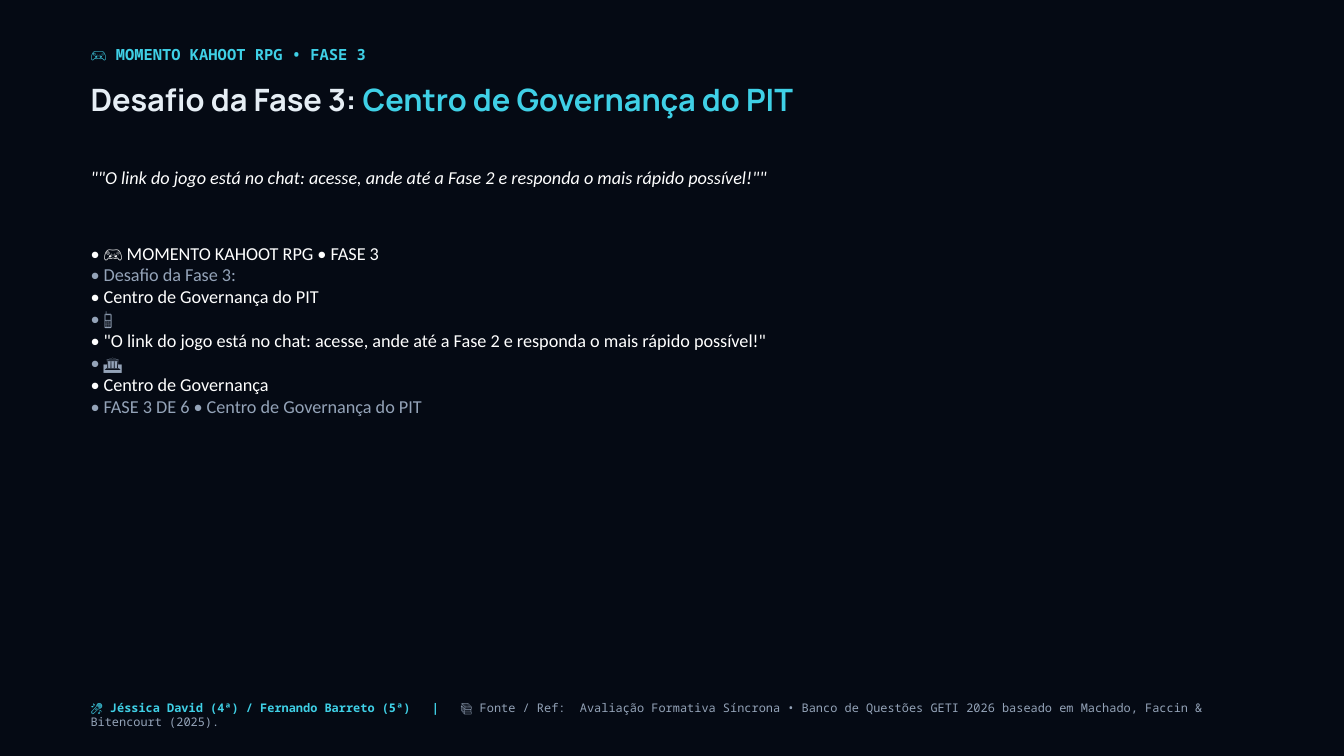
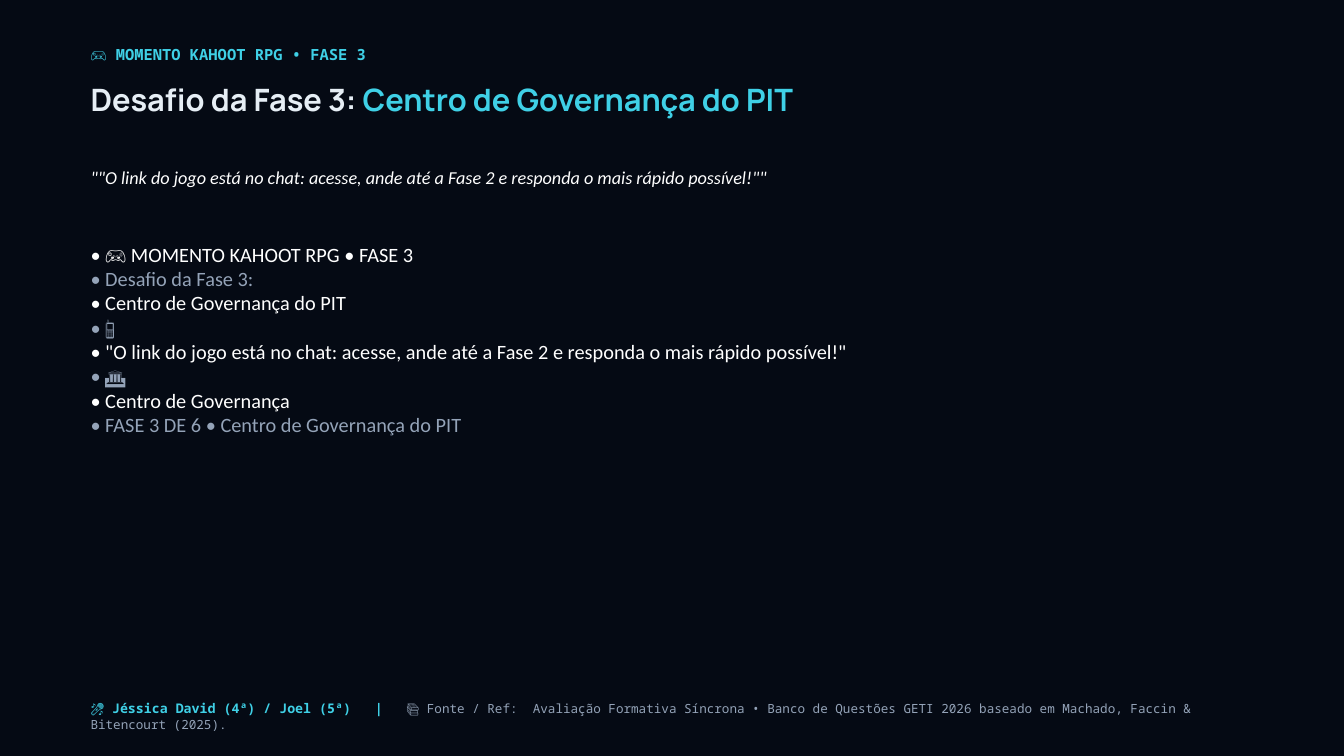
Before and after one commit to josuejofre/seminario-ecossistema-inovacao-pit, a slide deck: slide 19 of Seminario_5_Ecossistemas_Inovacao_Master.pptx. Drawn at 1344x756 pixels with LibreOffice and Linux fonts; fonts in the diff are those of the drawing. Boxes give left, top, right and bottom in pixels: in the first picture for what was removed or moved away, otherwise in the second. Text is boxed around its words. In the diff, an @@ line names an element or a change of style, - is before the commit and + after.

Commit message:
feat: scale up body fonts presentation-wide and set Joel as Thursday presenter for Bloco 3

```diff
--- a/Seminario_5_Ecossistemas_Inovacao_Master.pptx
+++ b/Seminario_5_Ecossistemas_Inovacao_Master.pptx
@@ text "• 🎮 MOMENTO KAHOOT RPG ..." at (105, 249, 846, 436): size 13 to 14.5 pt @@
@@ text at (112, 702, 1175, 716): text changed; size 8.5 to 9 pt @@
-🎤 Jéssica David (4ª) / Fernando Barreto (5ª) | 📚 Fonte / Ref: Avaliação Formativa Síncrona • Banco de Questões GETI 2026 baseado em Machado, Faccin & Bitencourt (2025).
+🎤 Jéssica David (4ª) / Joel (5ª) | 📚 Fonte / Ref: Avaliação Formativa Síncrona • Banco de Questões GETI 2026 baseado em Machado, Faccin & Bitencourt (2025).
```
Also in this commit, not shown: 42 other slides changed, 4 other files.
